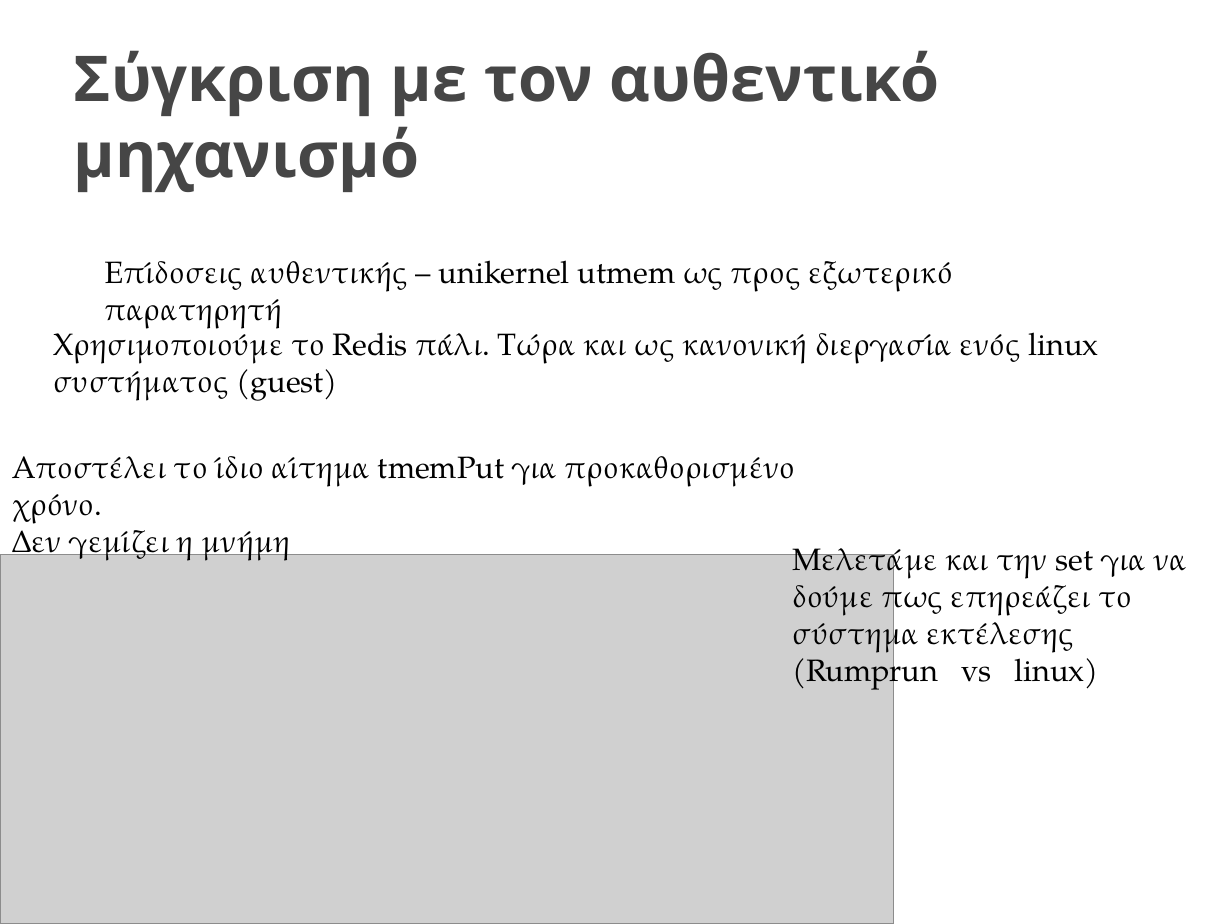
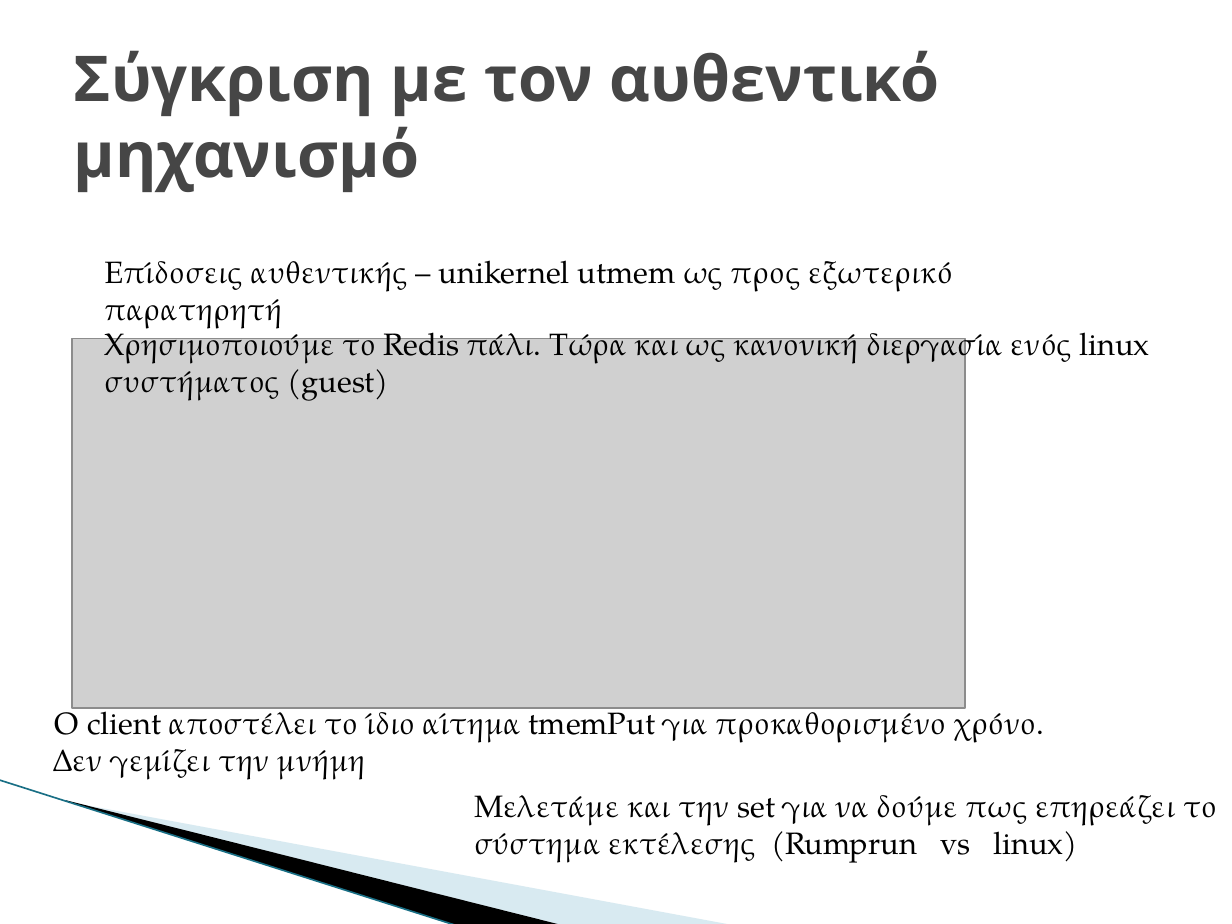
Before and after one commit to GiannhsAravantinos/ntua-diplwmatikh, a slide deck: slide 35 of paper/parousiasiDiplw.pptx. Drawn at 1232x924 pixels with LibreOffice and Linux fonts; fonts in the diff are those of the drawing; grey boxes stand for pictures; background and template pictures are left out. Boxes give left, top, right and bottom in pixels: in the first picture for what was removed or moved away, otherwise in the second. Text is boxed around its words. In the diff, an @@ line names an element or a change of style, - is before the commit and + after.

```diff
--- a/paper/parousiasiDiplw.pptx
+++ b/paper/parousiasiDiplw.pptx
@@ text "Χρησιμοποιούμε το Redis πάλι. Τώρα ..." moved from (x1=53, y1=323, x2=1098, y2=401) to (x1=105, y1=323, x2=1150, y2=401) @@
@@ picture moved from (x1=0, y1=554, x2=893, y2=924) to (x1=71, y1=339, x2=965, y2=708) @@
@@ freeform shape added at (x1=96, y1=674, x2=609, y2=869), fill #A0CBDC at 40% opacity @@
@@ text at (x1=53, y1=703, x2=1044, y2=780): text changed @@
-Αποστέλει το ίδιο αίτημα tmemPut για προκαθορισμένο χρόνο.
-Δεν γεμίζει η μνήμη
+Ο client αποστέλει το ίδιο αίτημα tmemPut για προκαθορισμένο χρόνο.
+Δεν γεμίζει την μνήμη
@@ text at (x1=474, y1=795, x2=1217, y2=863): text changed @@
-Μελετάμε και την set για να δούμε πως επηρεάζει το σύστημα εκτέλεσης
-(Rumprun vs linux)
+Μελετάμε και την set για να δούμε πως επηρεάζει το σύστημα εκτέλεσης (Rumprun vs linux)
```
Also in this commit, not shown: 30 other slides changed.
